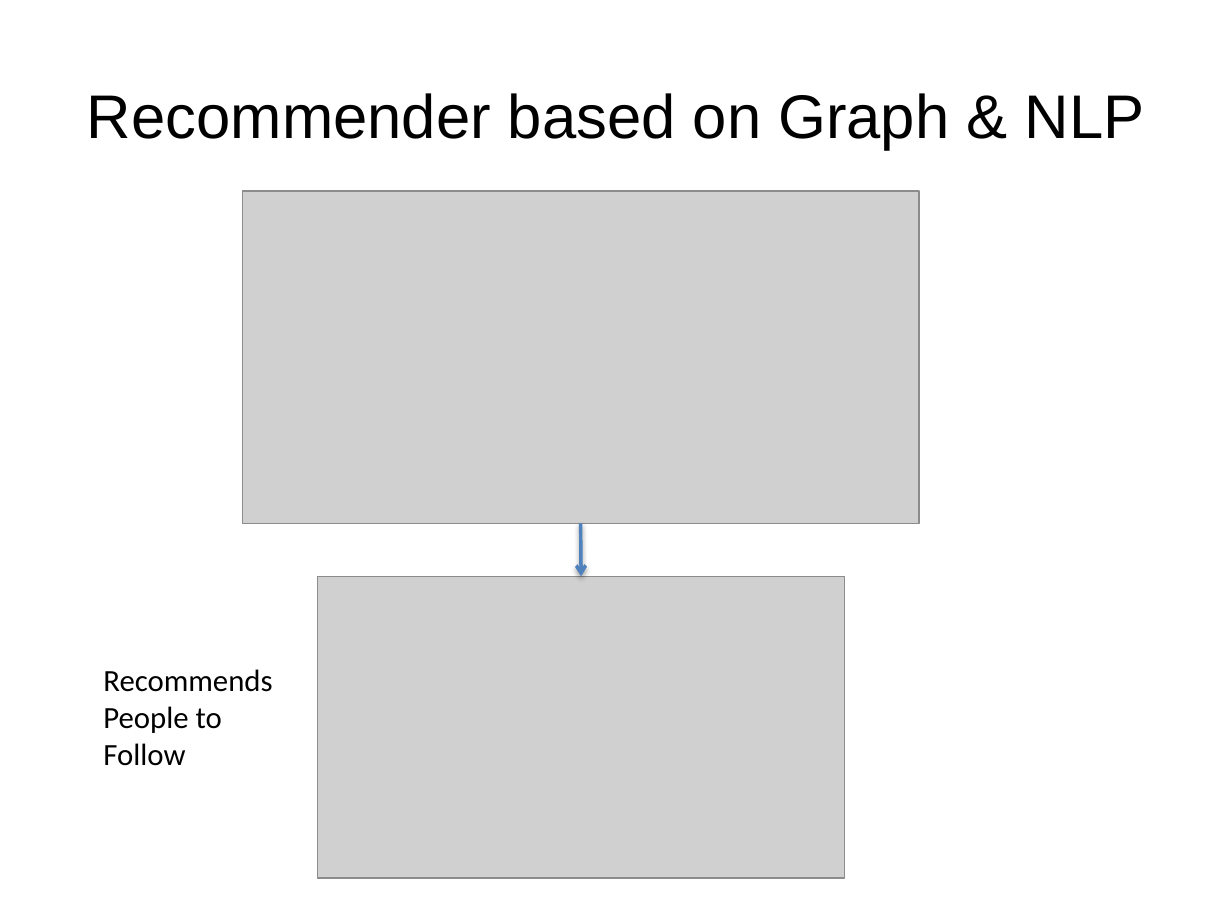
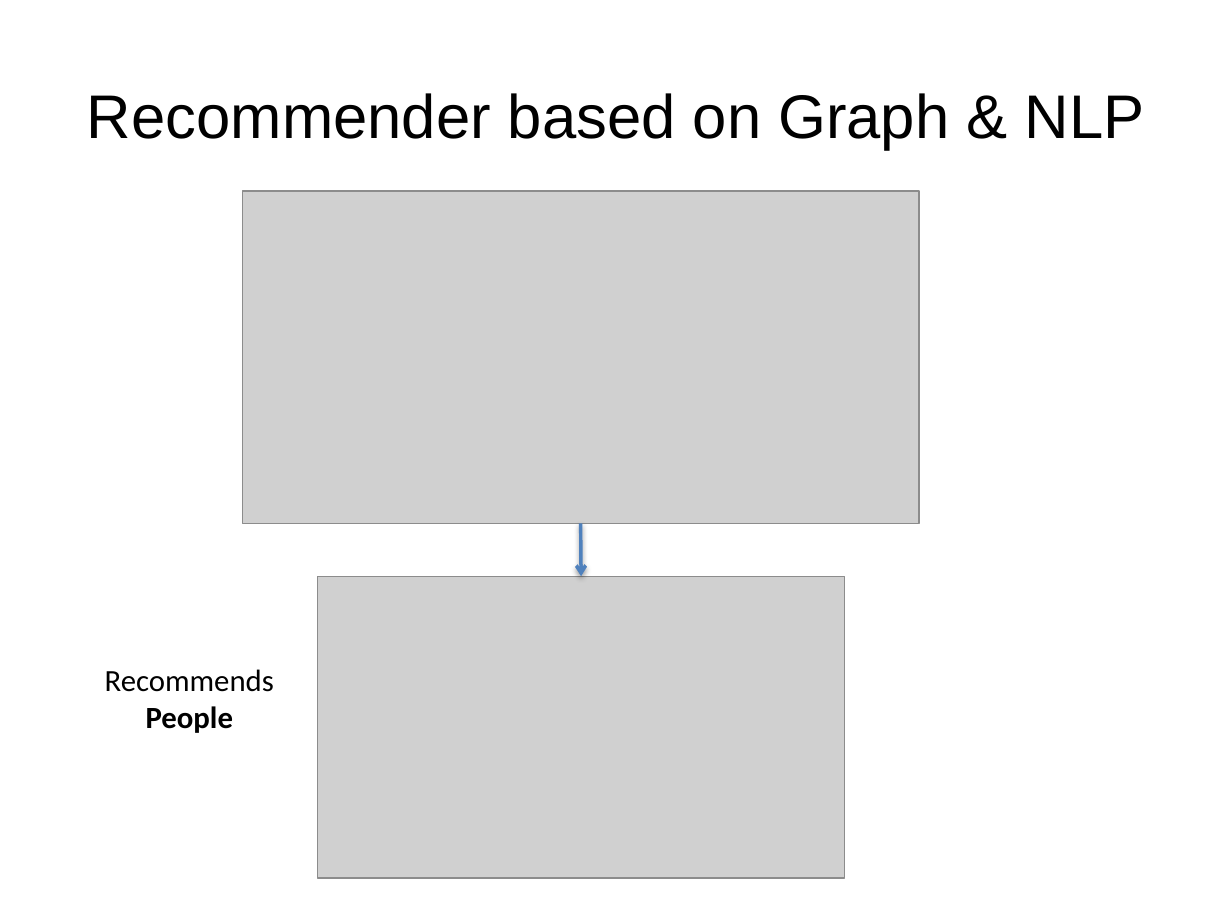
Before and after one commit to susiexsun/capstone_project, a slide deck: slide 4 of capstone_presentation.pptx. Drawn at 1232x924 pixels with LibreOffice and Linux fonts; fonts in the diff are those of the drawing; grey boxes stand for pictures. Boxes give left, top, right and bottom in pixels: in the first picture for what was removed or moved away, otherwise in the second. Text is boxed around its words. In the diff, an @@ line names an element or a change of style, - is before the commit and + after.

```diff
--- a/capstone_presentation.pptx
+++ b/capstone_presentation.pptx
@@ text at <box>105,669,274,733</box>: text changed @@
-Recommends People to Follow
+Recommends People
```
Also in this commit, not shown: 4 other slides changed, 1 slide added, 9 other files.
